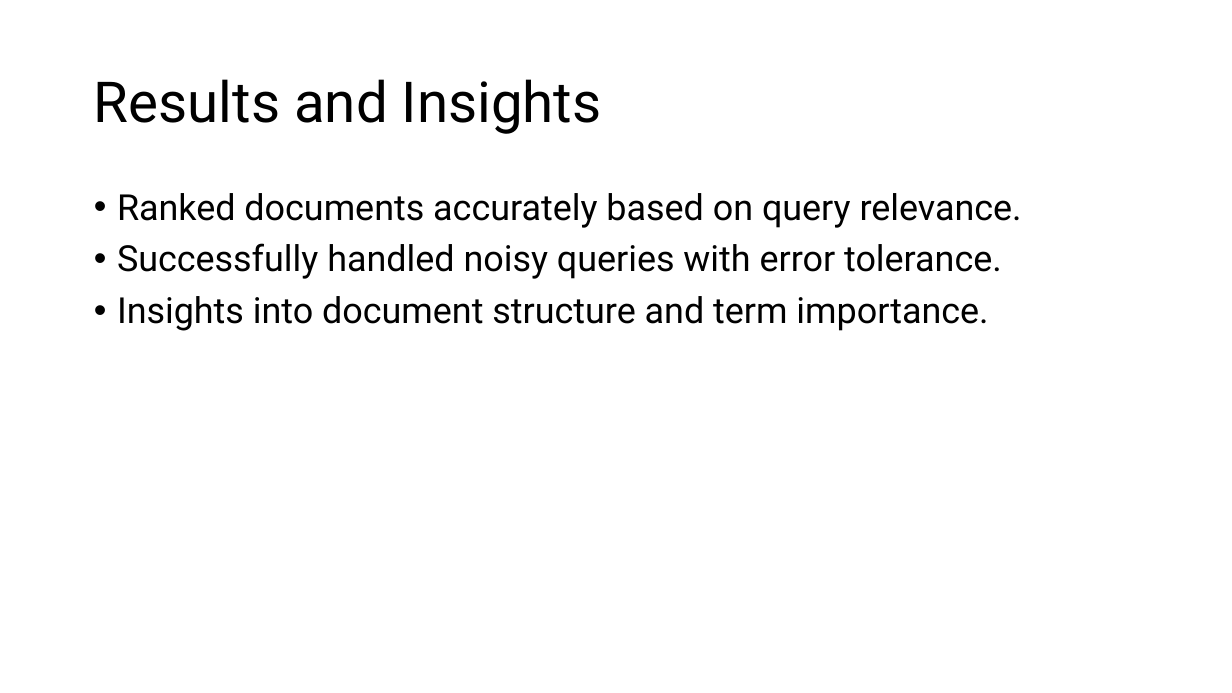
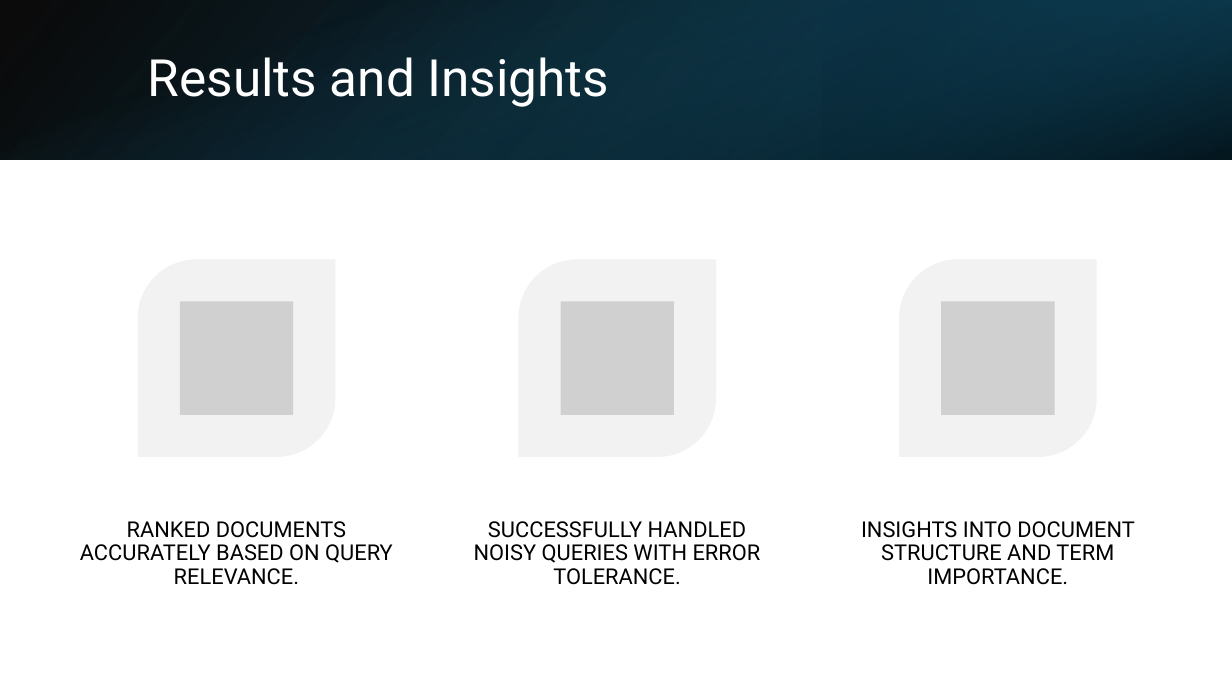
Before and after one commit to AbdulMateenzwl/Information-Retrieval, a slide deck: slide 11 of Assignment 1 (Document Search)/Report.pptx. Drawn at 1232x693 pixels with LibreOffice and Linux fonts; fonts in the diff are those of the drawing; grey boxes stand for pictures. Boxes give left, top, right and bottom in pixels: in the first picture for what was removed or moved away, otherwise in the second. Text is boxed around its words. In the diff, an @@ line names an element or a change of style, - is before the commit and + after.

```diff
--- a/Assignment 1 (Document Search)/Report.pptx
+++ b/Assignment 1 (Document Search)/Report.pptx
@@ rectangle added at bbox=[0, 0, 1232, 159], fill gradient #000000 to #104862 @@
@@ rectangle added at bbox=[0, 0, 1232, 159], fill gradient #156082 to #000000 @@
@@ rectangle added at bbox=[822, 0, 1232, 159], fill gradient #0B3041 to #156082 @@
@@ title "Results and Insights": place and size @@
-title "Results and Insights" at bbox=[94, 79, 602, 134]
+title "Results and Insights" at bbox=[148, 57, 609, 107]
@@ title "Results and Insights" at bbox=[148, 57, 609, 107]: size 44 to 40 pt, text colour #000000 to #FFFFFF @@
@@ text removed at bbox=[117, 193, 1022, 331] @@
-• Ranked documents accurately based on query relevance.
-• Successfully handled noisy queries with error tolerance.
-• Insights into document structure and term importance.
@@ group added at bbox=[80, 260, 1135, 585]: 3 round diag rects, 3 pictures, 3 texts @@
+RANKED DOCUMENTS ACCURATELY BASED ON QUERY RELEVANCE.
+SUCCESSFULLY HANDLED NOISY QUERIES WITH ERROR TOLERANCE.
+INSIGHTS INTO DOCUMENT STRUCTURE AND TERM IMPORTANCE.
```
Also in this commit, not shown: 9 other slides changed, 48 other files.
